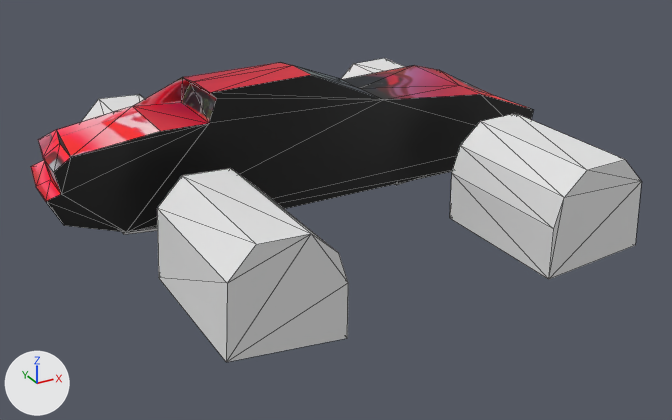
Before and after pictures for a commit that changed the glTF model blender/viper/viper.gltf.
One viewpoint serves both versions: a 50 mm camera at (-3.56, -6.45, 3.22) aimed at (-0.14, -0.23, 0.11). The lights are fixed; the arrows at lower left show +X, +Y and +Z. The older version comes first. Mesh edges are drawn as thin lines. Where no turn or scale is listed for an object, it has been applied to the vertices. Vertices at exactly the same position are counted once.
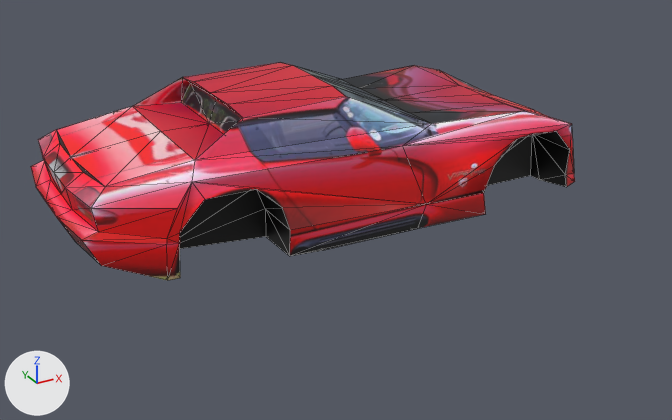
Location of each change, [x1, y1, x2, y2] in pixels of the pictures (672 x 420 px):
```json
{"object": "Cube", "change": "reshaped", "before": [31, 62, 533, 232], "after": [31, 62, 575, 280], "on screen": "8% wider, 28% taller"}
{"object": "Cylinder", "change": "deleted", "before": [81, 58, 641, 362]}
{"part": 1, "of": "me_cube", "change": "added", "after": [46, 75, 575, 280], "on screen": "red"}
```

The change, as JSON lines over the scene's bpy script:
```json
{"block": "me_cube", "where": "# used by ob_cube; location = (0.0, 0.0, 0.0)"}
{"op": "remove", "block": "me_cube", "code": "me_cube.from_pydata(...)  # 86 vertices, 168 faces; spans x -2.41..2.1, y 0.0..0.96, z 0.1..1.21"}
{"op": "add", "block": "me_cube", "code": "me_cube.from_pydata(...)  # 154 vertices, 320 faces; spans x -2.41..2.1, y -0.96..0.96, z 0.1..1.21"}
{"block": "me_cube", "change": "me_cube part 1"}
{"block": "me_cube", "change": "68 vertices are added at x -2.41..2.05, y -0.96..-0.32, z 0.1..1.21"}
{"block": "me_cube", "change": "152 new faces join them"}
{"op": "remove", "block": "ob_cylinder", "code": ["ob_cylinder = bpy.data.objects.new('Cylinder', me_cylinder_001)", "ob_cylinder.location = (0.0, 0.0, 0.0)"]}
```
